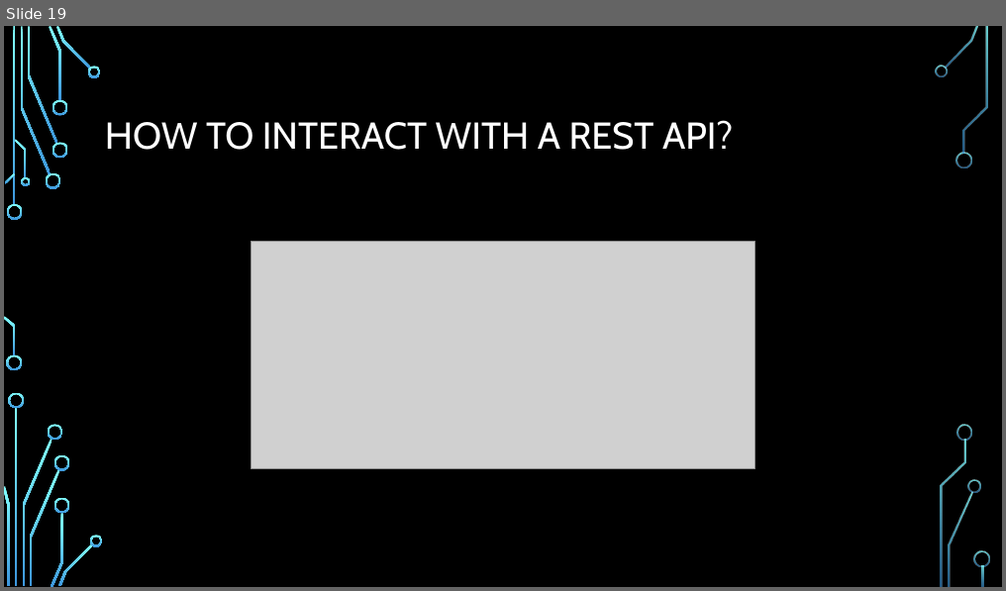
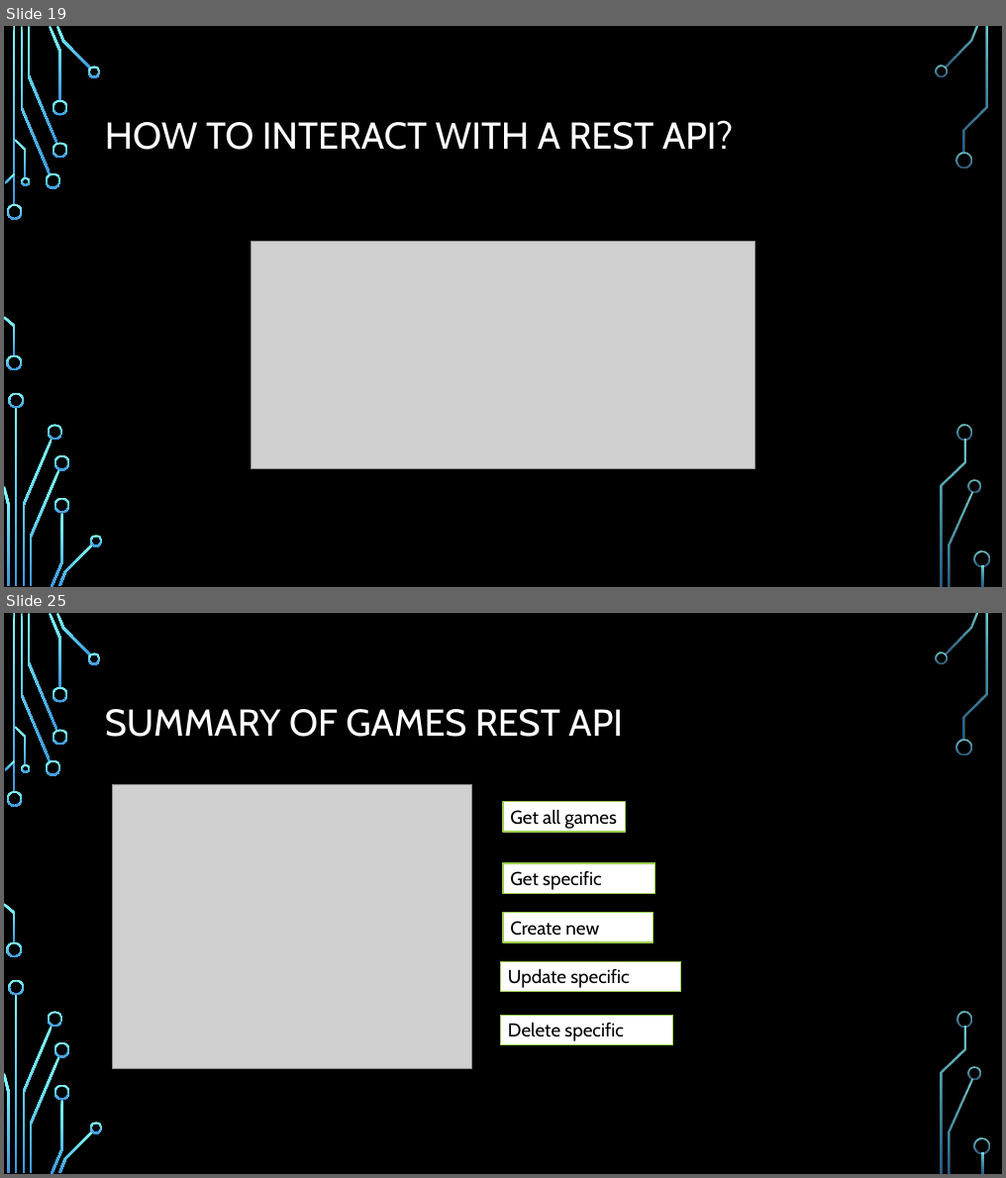
Before and after one commit to kenshih1989/GameStoreAPI, a slide deck: GameStore with Visual Studio Code.pptx. Shown one above the other, each under a label of ours: slide 19 before the commit, slides 19 and 25 after it; the slides between them are not shown. The pictures are 1006x591 and 1006x1178 pixels, drawn with LibreOffice and Linux fonts; fonts in the diff are those of the drawing; grey boxes stand for pictures; background and template pictures are left out. Boxes give left, top, right and bottom in pixels: in the first picture for what was removed or moved away, otherwise in the second. Text is boxed around its words. In the diff, an @@ line names an element or a change of style, - is before the commit and + after.

```diff
--- a/GameStore with Visual Studio Code.pptx
+++ b/GameStore with Visual Studio Code.pptx
@@ slide 25 added at bbox=[4, 613, 1002, 1174], background picture (left out); not listed: 36 template elements that a slide beside it also shows @@
@@ title added at bbox=[105, 709, 623, 737], 36 pt, text #FFFFFF @@
+SUMMARY OF GAMES REST API
@@ picture added at bbox=[113, 784, 471, 1069] @@
@@ rectangle added at bbox=[503, 802, 625, 832], fill #FFFFFF, outline #9ACD4C 1.25 pt, 18 pt, text #000000 @@
+Get all games
@@ rectangle added at bbox=[503, 863, 655, 894], fill #FFFFFF, outline #9ACD4C 1.25 pt, 18 pt, text #000000 @@
+Get specific game
@@ rectangle added at bbox=[503, 912, 652, 943], fill #FFFFFF, outline #9ACD4C 1.25 pt, 18 pt, text #000000 @@
+Create new game
@@ rectangle added at bbox=[500, 961, 681, 992], fill #FFFFFF, outline #9ACD4C 1.25 pt, 18 pt, text #000000 @@
+Update specific game
@@ rectangle added at bbox=[500, 1015, 672, 1045], fill #FFFFFF, outline #9ACD4C 1.25 pt, 18 pt, text #000000 @@
+Delete specific game
```
Also in this commit, not shown: 17 other slides added, 1 slide removed, 47 other files.
